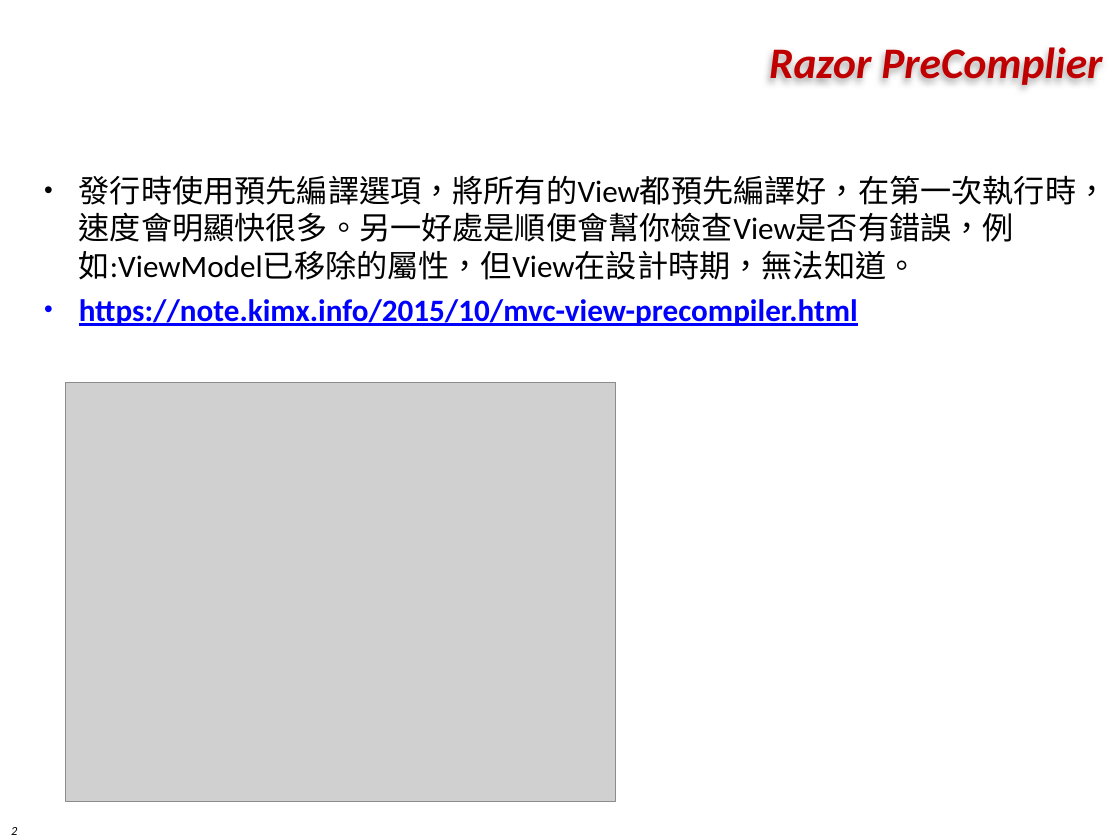
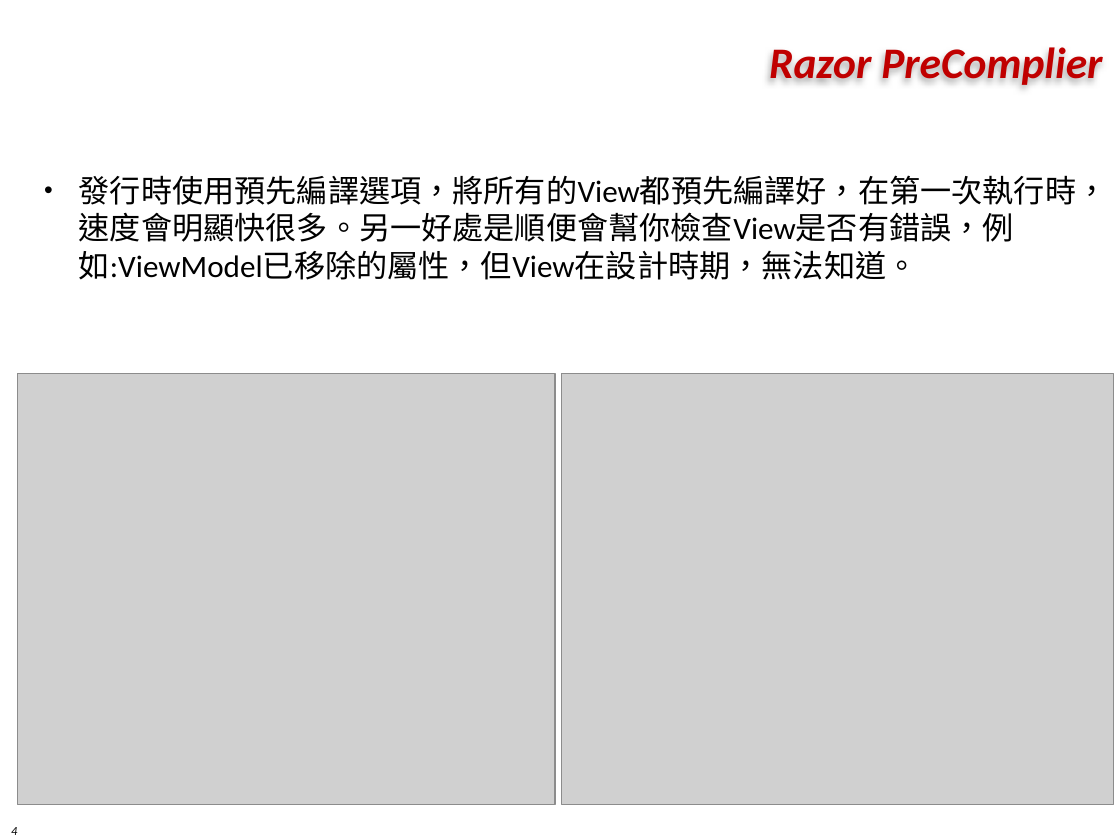
Before and after one commit to markku636/angular8study, a slide deck: slide 4 of ppt/angular_performance.pptx (slide 2 before the commit). Drawn at 1120x840 pixels with LibreOffice and Linux fonts; fonts in the diff are those of the drawing; grey boxes stand for pictures; background and template pictures are left out. Boxes give left, top, right and bottom in pixels: in the first picture for what was removed or moved away, otherwise in the second. Text is boxed around its words. In the diff, an @@ line names an element or a change of style, - is before the commit and + after.

```diff
--- a/ppt/angular_performance.pptx
+++ b/ppt/angular_performance.pptx
@@ text at <box>79,299,858,326</box>: paragraph removed @@
-• https://note.kimx.info/2015/10/mvc-view-precompiler.html
@@ picture: place and size @@
-picture at <box>65,382,616,801</box>
+picture at <box>18,373,556,804</box>
@@ picture added at <box>561,373,1113,804</box> @@
@@ page number at <box>11,827,17,835</box>: text changed @@
-2
+4
```
Also in this commit, not shown: 7 other slides changed.
